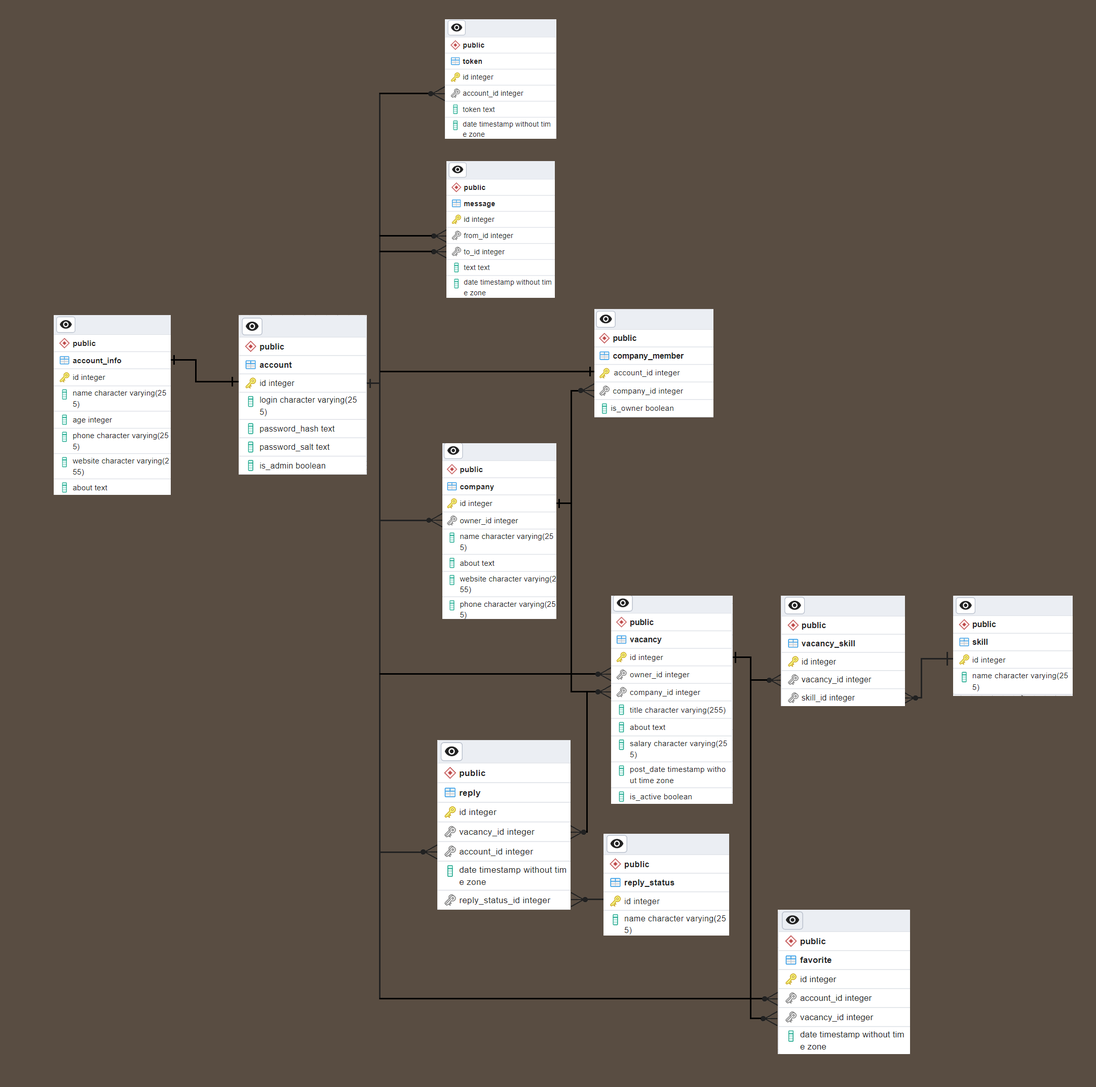
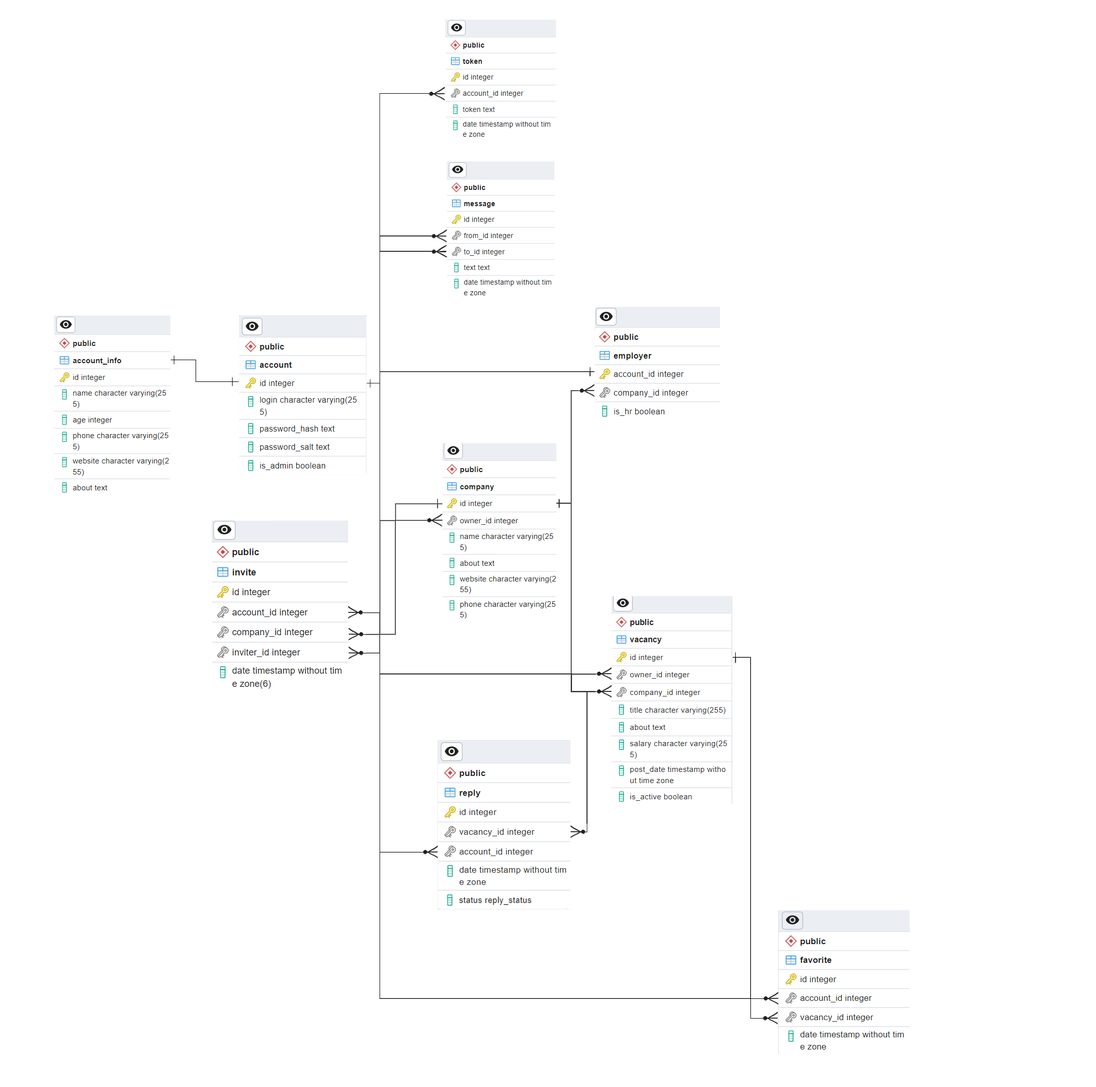
Layers edited between the first and the second 1096 x 1087 image:
removed layer "Прямоугольник 12" over [749, 656, 752, 1020]
removed group "tables" (31 layers) over [53, 19, 1073, 1055]
removed layer "reply" from group "tables" over [437, 740, 571, 910]
removed layer "vacancy_skill" from group "tables" over [780, 595, 905, 707]
removed layer "skill" from group "tables" over [952, 595, 1073, 697]
removed layer "favorite" from group "tables" over [777, 909, 910, 1055]
removed layer "reply_status" from group "tables" over [603, 833, 730, 935]
removed layer "vacancy" from group "tables" over [610, 595, 733, 805]
removed layer "Прямоугольник 18" from group "tables" over [570, 390, 572, 693]
removed layer "Прямоугольник 14" from group "tables" over [379, 673, 596, 675]
removed layer "Прямоугольник 19" from group "tables" over [379, 370, 595, 373]
renamed "company_member" to "Слой 4", moved it out of group "tables", painted on it over [594, 307, 720, 419]
removed layer "token" from group "tables" over [444, 19, 557, 139]
removed layer "company" from group "tables" over [442, 443, 557, 620]
removed layer "message" from group "tables" over [446, 161, 555, 277]
removed layer "account_info" from group "tables" over [53, 315, 171, 495]
removed layer "account" from group "tables" over [238, 315, 367, 475]
removed layer "Прямоугольник 23" over [379, 998, 762, 1000]
removed layer "multiple" (4th of 15) over [760, 990, 779, 1008]
removed layer "multiple" (7th of 15) over [430, 227, 448, 245]
removed layer "Прямоугольник 2" over [378, 92, 381, 1000]
removed layer "company-account" over [379, 512, 443, 528]
renamed "multiple" to "Слой 2", painted on it over [594, 683, 612, 701]
painted on "Фон" over [0, 0, 1096, 1087]
…and 35 more changes (2 painted, 33 removed, 2 renamed, 1 stack)
